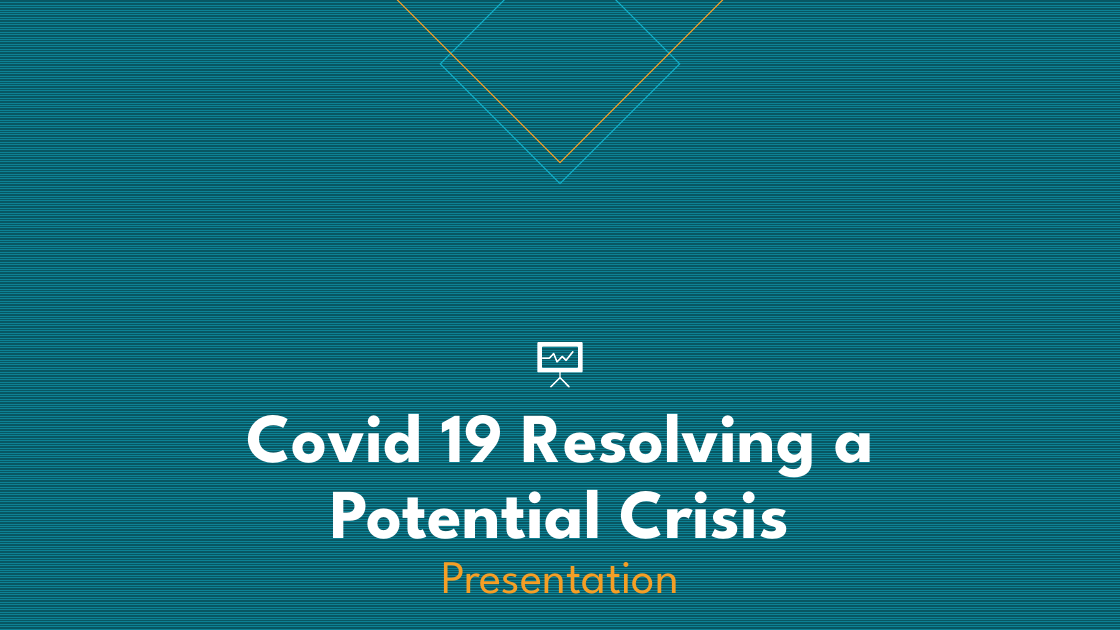
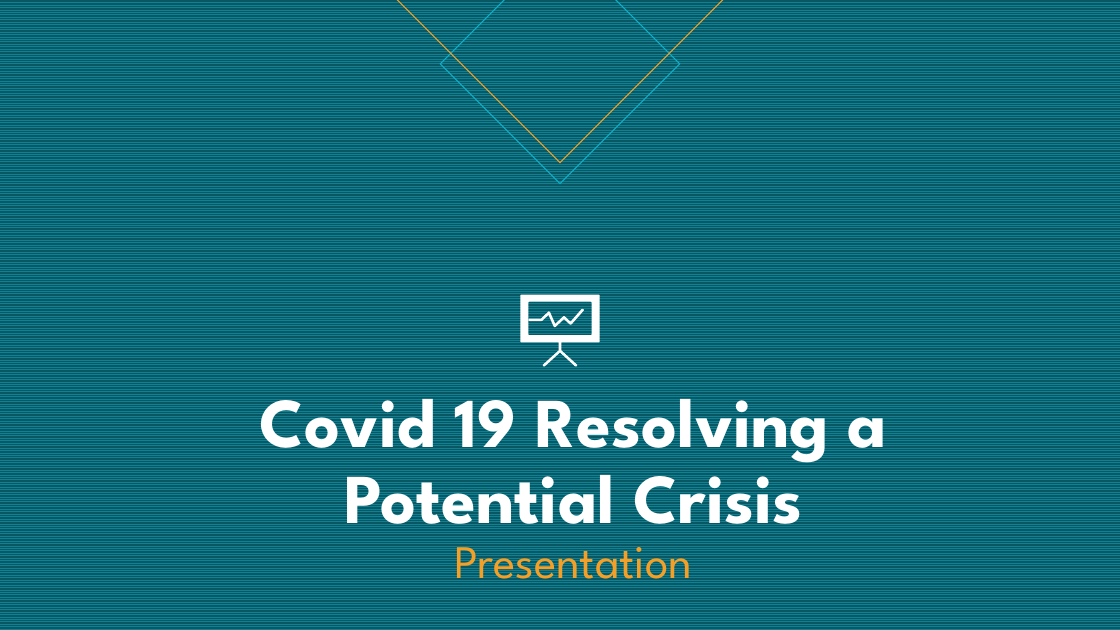
Before and after one commit to Deepsheta/Covid--19-descriptive-Analysis-for-resolving-a-potential-crisis, a slide deck: slide 1 of Covid 19 Resolving a Potential Crisis.pptx. Drawn at 1120x630 pixels with LibreOffice and Linux fonts; fonts in the diff are those of the drawing. Boxes give left, top, right and bottom in pixels: in the first picture for what was removed or moved away, otherwise in the second. Text is boxed around its words. In the diff, an @@ line names an element or a change of style, - is before the commit and + after.

```diff
--- a/Covid 19 Resolving a Potential Crisis.pptx
+++ b/Covid 19 Resolving a Potential Crisis.pptx
@@ freeform shape: place and size @@
-freeform shape at box(538, 342, 583, 387)
+freeform shape at box(521, 295, 600, 367)
@@ freeform shape: place and size @@
-freeform shape at box(542, 351, 574, 363)
+freeform shape at box(528, 309, 584, 328)
@@ title "Covid 19 Resolving a Potential ...": place and size @@
-title "Covid 19 Resolving a Potential ..." at box(246, 392, 873, 605)
+title "Covid 19 Resolving a Potential ..." at box(260, 378, 887, 591)
```
Also in this commit, not shown: 8 other slides changed, 8 slides added, 2 other files.
